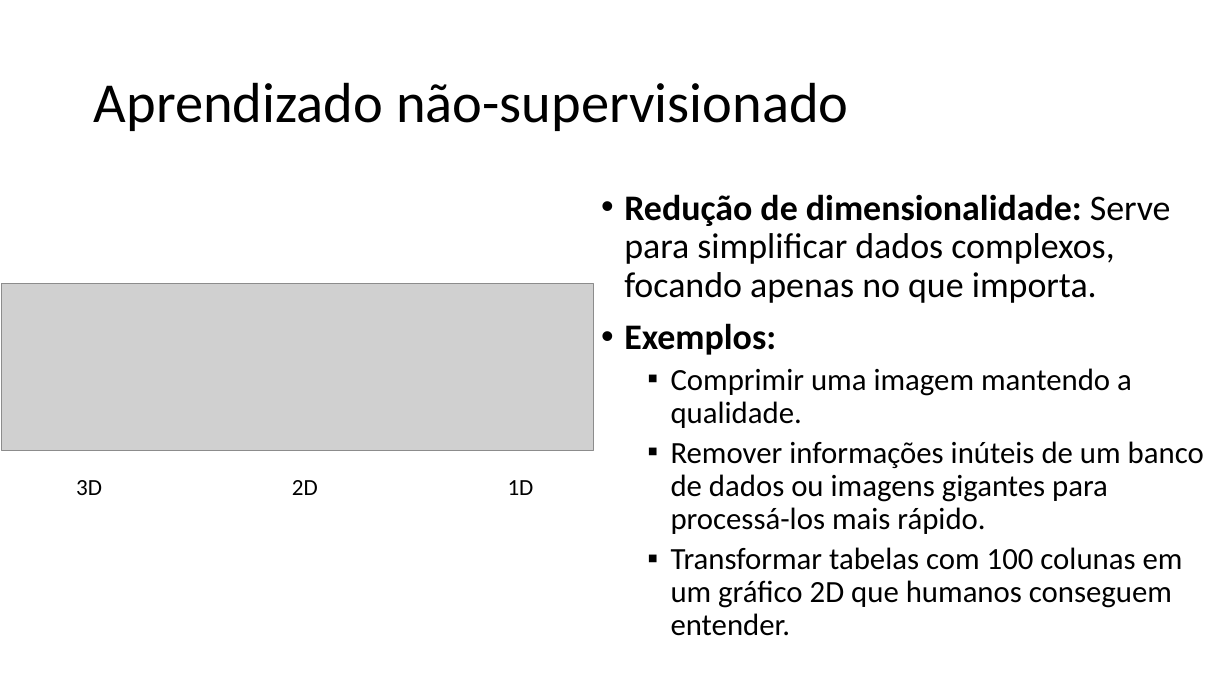
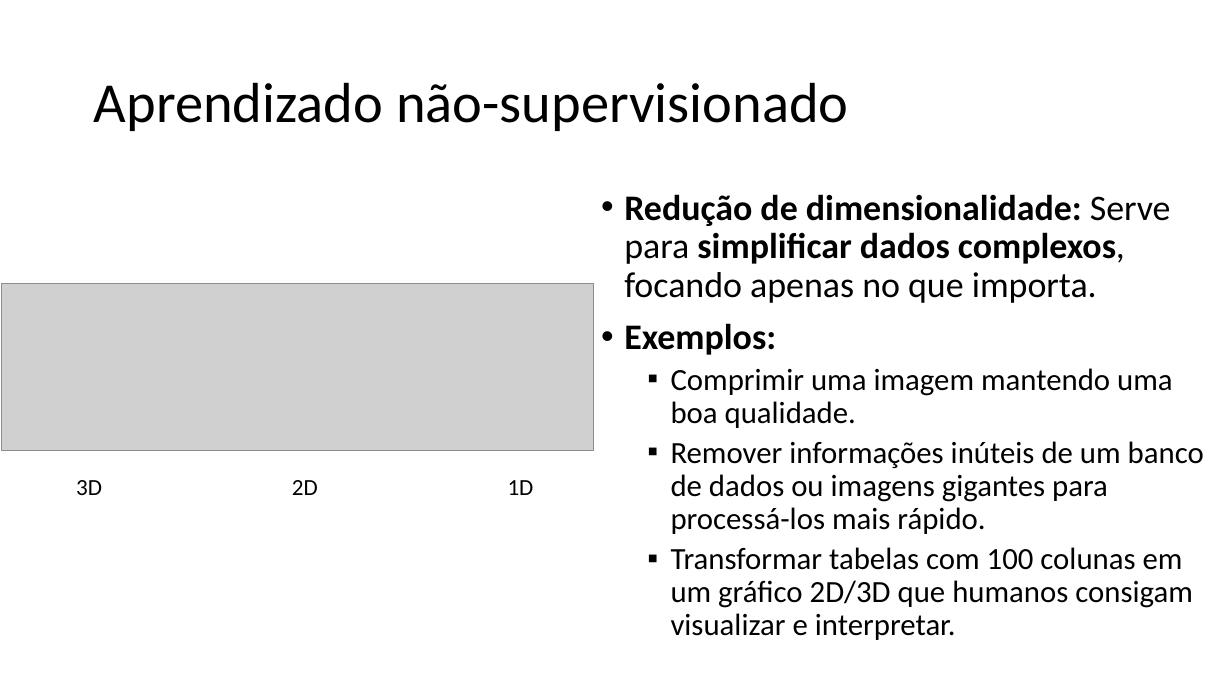
Before and after one commit to zz4fap/c24_inteligencia_artificial, a slide deck: slide 27 of slides/C24_Paradigmas.pptx (slide 19 before the commit). Drawn at 1232x693 pixels with LibreOffice and Linux fonts; fonts in the diff are those of the drawing; grey boxes stand for pictures. Boxes give left, top, right and bottom in pixels: in the first picture for what was removed or moved away, otherwise in the second. Text is boxed around its words. In the diff, an @@ line names an element or a change of style, - is before the commit and + after.

```diff
--- a/slides/C24_Paradigmas.pptx
+++ b/slides/C24_Paradigmas.pptx
@@ text at (624,194,1171,303): bold on in "simplificar dados complexos," @@
@@ text at (671,368,1173,428): text changed @@
-  ▪ Comprimir uma imagem mantendo a qualidade.
+  ▪ Comprimir uma imagem mantendo uma boa qualidade.
@@ text at (671,547,1193,640): text changed @@
-  ▪ Transformar tabelas com 100 colunas em um gráfico 2D que humanos conseguem entender.
+  ▪ Transformar tabelas com 100 colunas em um gráfico 2D/3D que humanos consigam visualizar e interpretar.
```
Also in this commit, not shown: 15 other slides changed, 10 slides added, 1 slide removed, 1 other file.
